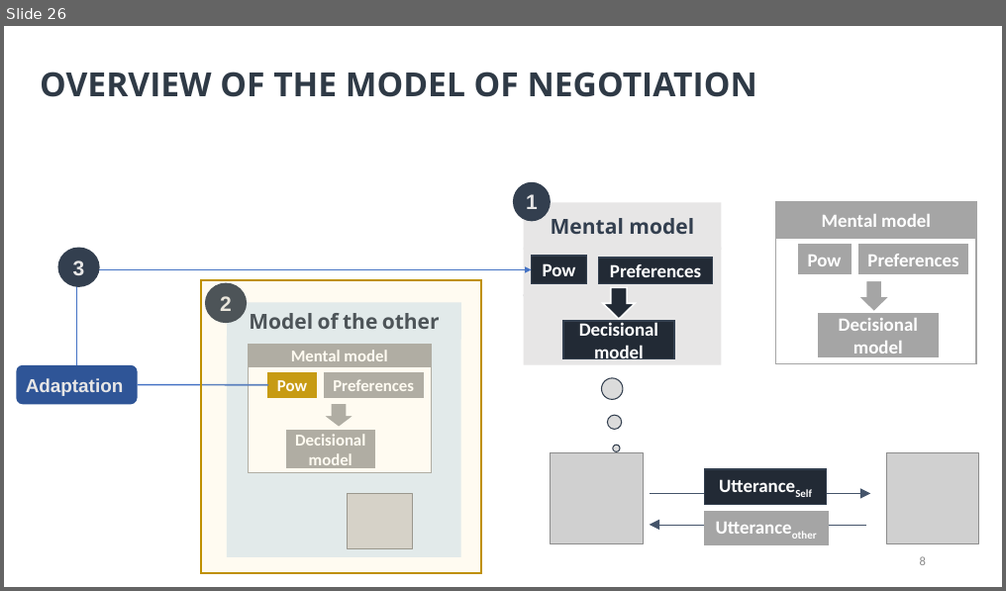
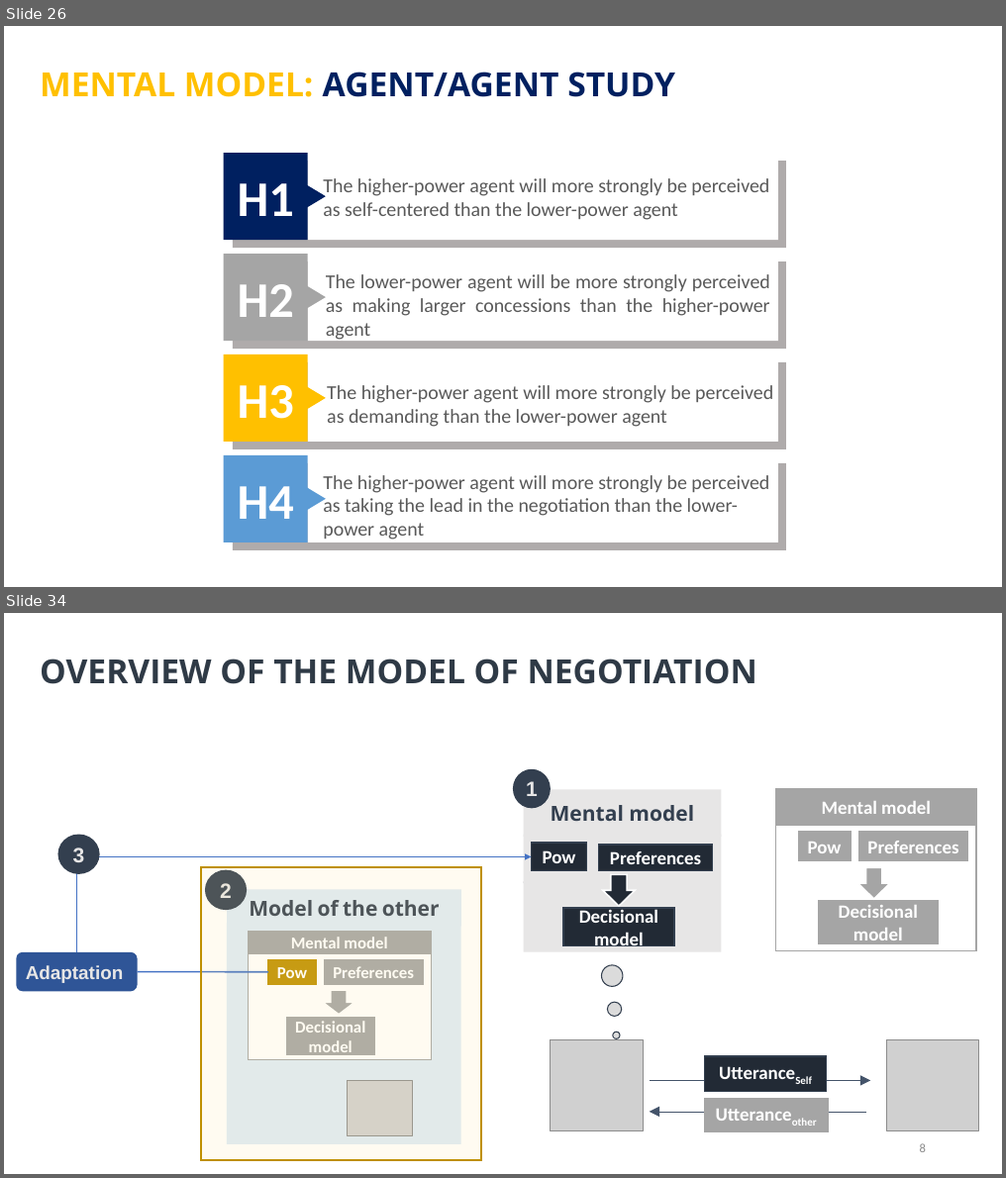
Before and after one commit to Olydia/Discolog, a slide deck: thesis_v2/presentation/thses.pptx. Shown one above the other, each under a label of ours: slide 26 before the commit, slides 26 and 34 after it; the slides between them are not shown. The pictures are 1006x591 and 1006x1178 pixels, drawn with LibreOffice and Linux fonts; fonts in the diff are those of the drawing; grey boxes stand for pictures. Boxes give left, top, right and bottom in pixels: in the first picture for what was removed or moved away, otherwise in the second. Text is boxed around its words. In the diff, an @@ line names an element or a change of style, - is before the commit and + after.

```diff
--- a/thesis_v2/presentation/thses.pptx
+++ b/thesis_v2/presentation/thses.pptx
@@ slide 26 added at [4, 26, 1002, 587], background #FFFFFF @@
@@ text added at [40, 72, 675, 97], 32 pt, text #002060, bold @@
+MENTAL MODEL: AGENT/AGENT STUDY
@@ rectangle added at [224, 154, 307, 240], fill #002060, 48 pt, text #FFFFFF, bold @@
+H1
@@ rectangle added at [233, 161, 785, 248], fill #AFABAB @@
@@ rectangle added at [308, 154, 779, 240], fill #FFFFFF @@
@@ triangle added at [302, 182, 326, 211], fill #002060 @@
@@ text added at [323, 178, 769, 220], 19 pt, text #595959 @@
+  The higher-power agent will more strongly be perceived as self-centered than the lower-power agent
@@ rectangle added at [224, 254, 307, 341], fill #A5A5A5, 48 pt, text #FFFFFF, bold @@
+H2
@@ rectangle added at [233, 262, 785, 349], fill #AFABAB @@
@@ rectangle added at [308, 254, 779, 341], fill #FFFFFF @@
@@ triangle added at [302, 282, 326, 311], fill #A5A5A5 @@
@@ text added at [326, 274, 770, 340], 19 pt, text #595959 @@
+The lower-power agent will be more strongly perceived as making larger concessions than the higher-power agent
@@ rectangle added at [224, 355, 307, 442], fill #FFC000, 48 pt, text #FFFFFF, bold @@
+H3
@@ rectangle added at [233, 363, 785, 450], fill #AFABAB @@
@@ rectangle added at [308, 355, 779, 442], fill #FFFFFF @@
@@ triangle added at [302, 383, 326, 413], fill #FFC000 @@
@@ text added at [327, 385, 773, 427], 19 pt, text #595959 @@
+  The higher-power agent will more strongly be perceived as demanding than the lower-power agent
@@ rectangle added at [224, 456, 307, 543], fill #5B9BD5, 48 pt, text #FFFFFF, bold @@
+H4
@@ rectangle added at [233, 464, 785, 550], fill #AFABAB @@
@@ rectangle added at [308, 456, 779, 543], fill #FFFFFF @@
@@ triangle added at [302, 484, 326, 514], fill #5B9BD5 @@
@@ text added at [323, 475, 769, 540], 19 pt, text #595959 @@
+  The higher-power agent will more strongly be perceived as taking the lead in the negotiation than the lower-power agent
@@ what was slide 26 is now slide 34 @@
```
Also in this commit, not shown: 17 slides changed, 8 other slides added, 1 slide removed.
